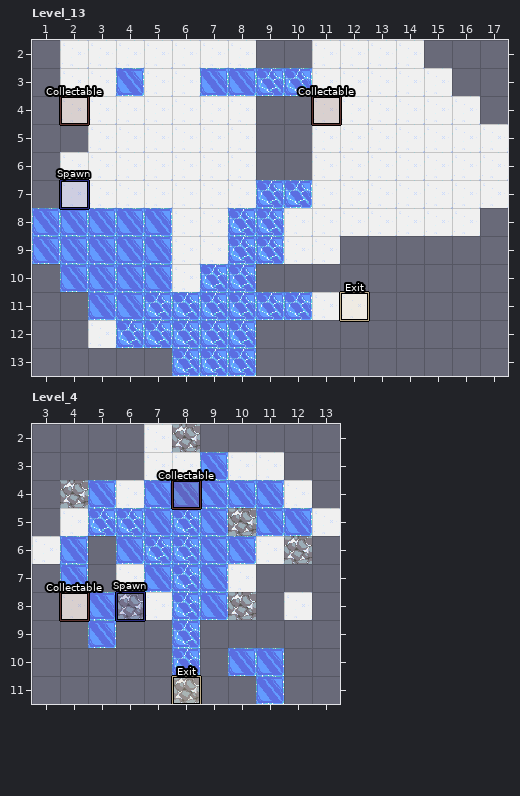
LDtk project -- assets/world.ldtk. The picture above was drawn from the file before the commit.
Cells are 32x32 px. Shown: Level_13 x 1..17, y 2..13; Level_4 x 3..13, y 2..11.
After the commit:
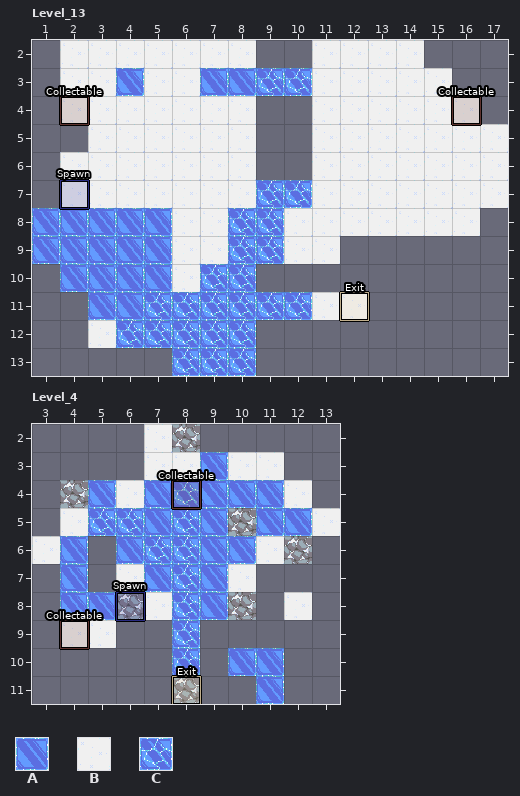
Key: from "SquareTerrain": A 1, B 2, C 3.
_ is an empty cell, . an unchanged one.
Objects are placed by their top-left corner, in cells (3,4 is the top-left corner of cell 3,4); size is 1x1 cell unless given.
From old to new:
--- layer "Objects", Level_13
-"Collectable" rectangle at 11,4
+"Collectable" rectangle at 16,4
--- layer "Terrain", Level_4
@@ x 8..8 @@
- 4 A
+ 4 C
@@ x 4..5 @@
- 8 B.
- 9 _A
+ 8 A.
+ 9 BB
--- layer "Objects", Level_4
-"Collectable" rectangle at 4,8
+"Collectable" rectangle at 4,9
